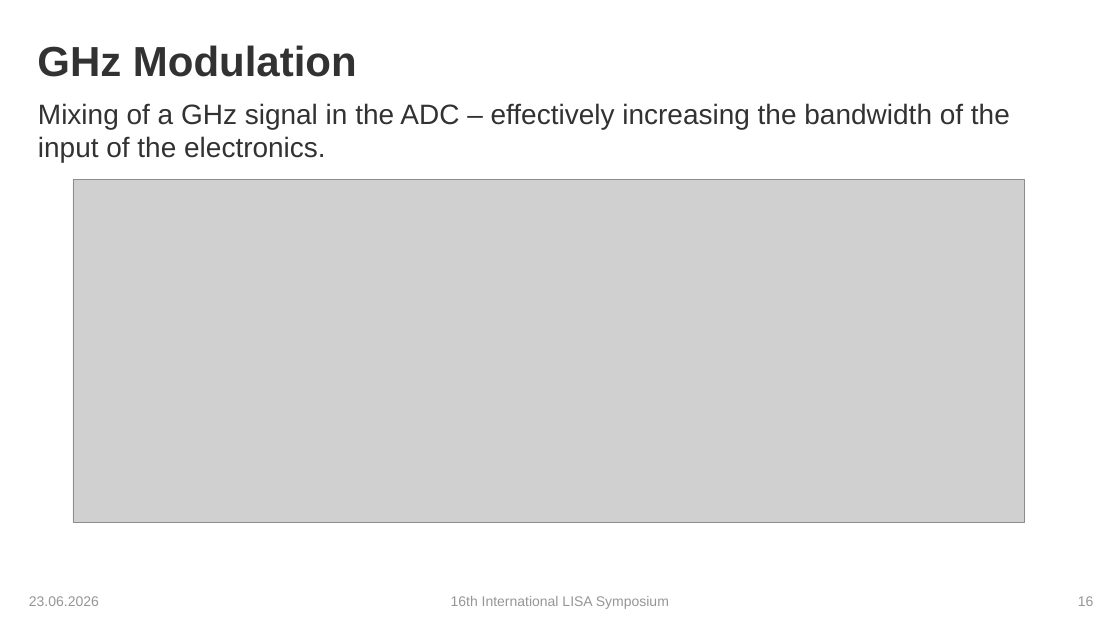
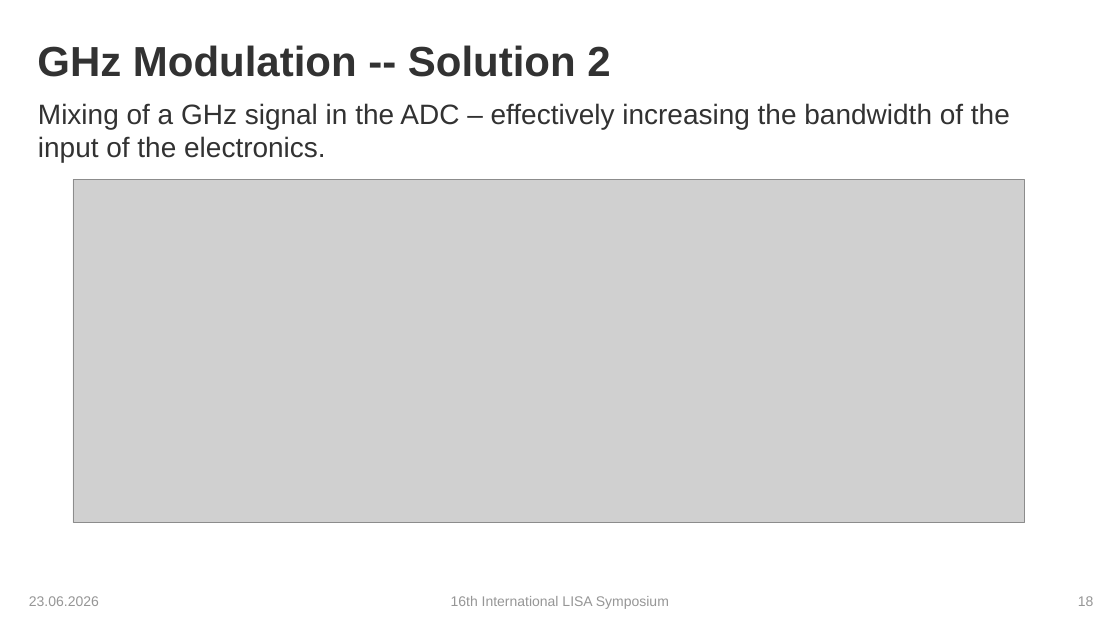
Before and after one commit to karinkruuse/Esitlused, a slide deck: slide 18 of Kruuse_Symposium_2026 - Copy.pptx (slide 16 before the commit). Drawn at 1120x630 pixels with LibreOffice and Linux fonts; fonts in the diff are those of the drawing; grey boxes stand for pictures; background and template pictures are left out. Boxes give left, top, right and bottom in pixels: in the first picture for what was removed or moved away, otherwise in the second. Text is boxed around its words. In the diff, an @@ line names an element or a change of style, - is before the commit and + after.

```diff
--- a/Kruuse_Symposium_2026 - Copy.pptx
+++ b/Kruuse_Symposium_2026 - Copy.pptx
@@ title at bbox=[37, 45, 610, 77]: text changed @@
-GHz Modulation
+GHz Modulation -- Solution 2
```
Also in this commit, not shown: 3 other slides changed, 2 slides added.
